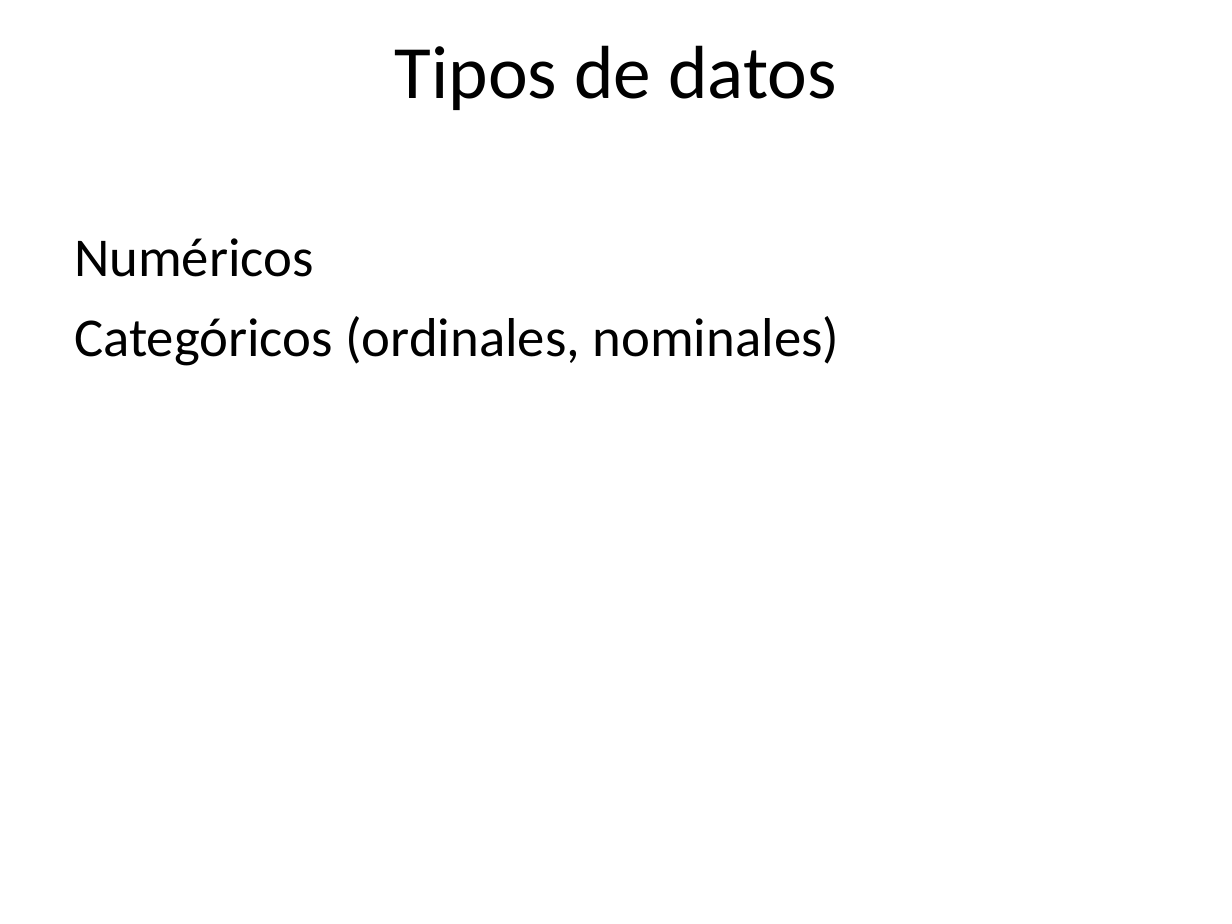
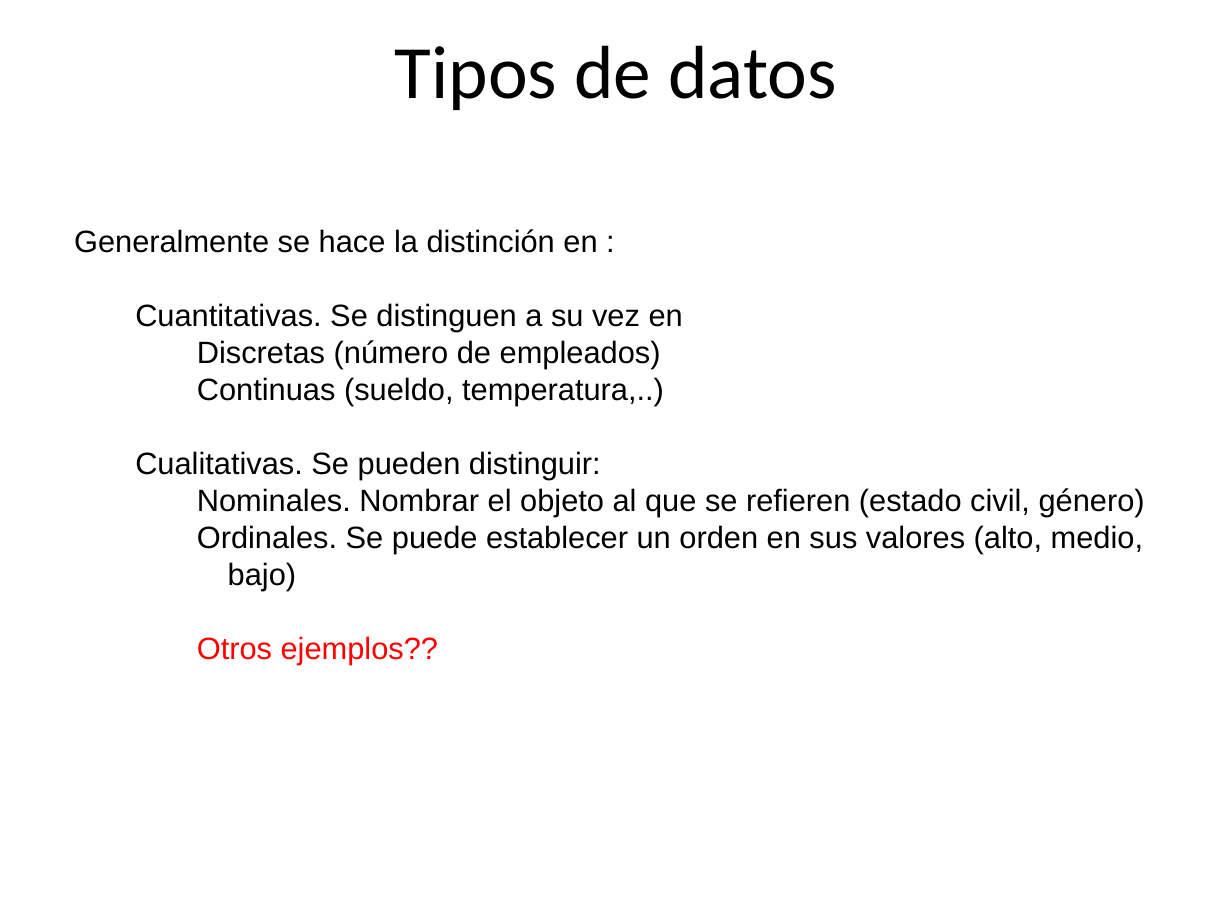
Before and after one commit to atocarrunchot/datascience, a slide deck: slide 30 of 2. Introduccion DM.ppt. Drawn at 1232x924 pixels with LibreOffice and Linux fonts; fonts in the diff are those of the drawing. Boxes give left, top, right and bottom in pixels: in the first picture for what was removed or moved away, otherwise in the second. Text is boxed around its words. In the diff, an @@ line names an element or a change of style, - is before the commit and + after.

Commit message:
update

```diff
--- a/2. Introduccion DM.ppt
+++ b/2. Introduccion DM.ppt
@@ text at (74,229,1145,664): text changed; size 32 to 18 pt; font Calibri to Arial @@
-Numéricos
-Categóricos (ordinales, nominales)
+Generalmente se hace la distinción en :
+  Cuantitativas. Se distinguen a su vez en
+    Discretas (número de empleados)
+    Continuas (sueldo, temperatura,..)
+  Cualitativas. Se pueden distinguir:
+    Nominales. Nombrar el objeto al que se refieren (estado civil, género)
+    Ordinales. Se puede establecer un orden en sus valores (alto, medio, bajo)
+    Otros ejemplos??
```
